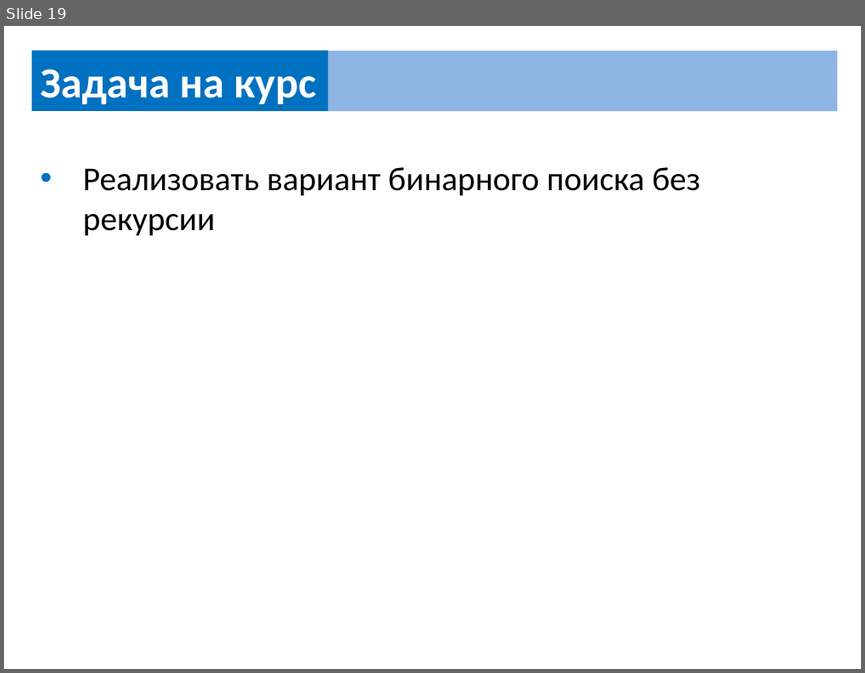
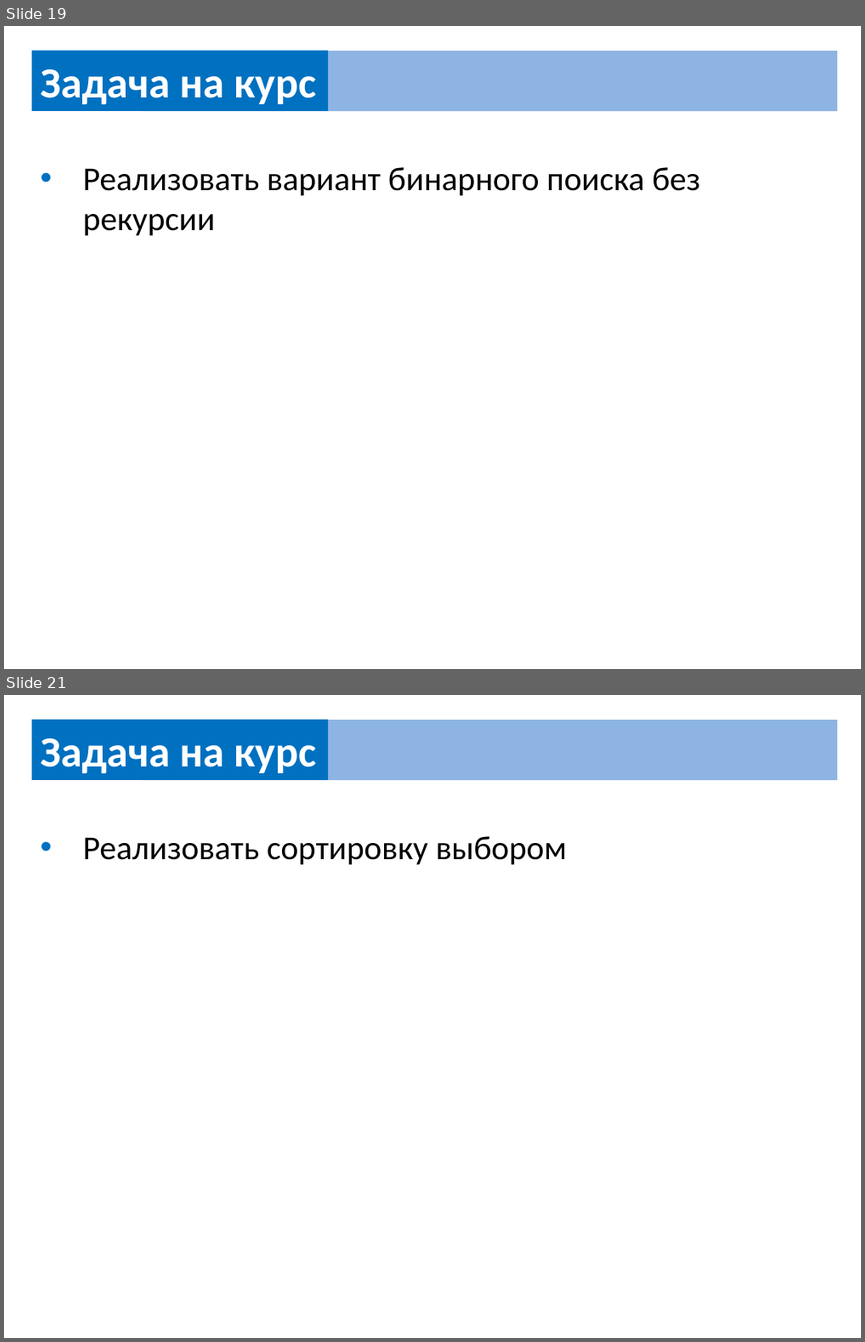
Before and after one commit to UsovaAnna/lesson, a slide deck: src/сourse/course_task.pptx. Shown one above the other, each under a label of ours: slide 19 before the commit, slides 19 and 21 after it; the slides between them are not shown. The pictures are 865x673 and 865x1342 pixels, drawn with LibreOffice and Linux fonts; fonts in the diff are those of the drawing. Boxes give left, top, right and bottom in pixels: in the first picture for what was removed or moved away, otherwise in the second. Text is boxed around its words. In the diff, an @@ line names an element or a change of style, - is before the commit and + after.

```diff
--- a/src/сourse/course_task.pptx
+++ b/src/сourse/course_task.pptx
@@ slide 21 added at (x1=4, y1=695, x2=861, y2=1338), background #FFFFFF @@
@@ rectangle added at (x1=31, y1=720, x2=328, y2=781), fill #0070C0, 36 pt, text #FFFFFF, bold @@
+Задача на курс
@@ rectangle added at (x1=142, y1=720, x2=837, y2=781), fill #8EB4E3 @@
@@ text added at (x1=83, y1=836, x2=567, y2=865), 28 pt, text #000000 @@
+• Реализовать сортировку выбором
```
Also in this commit, not shown: 4 other slides added, 1 other file.
